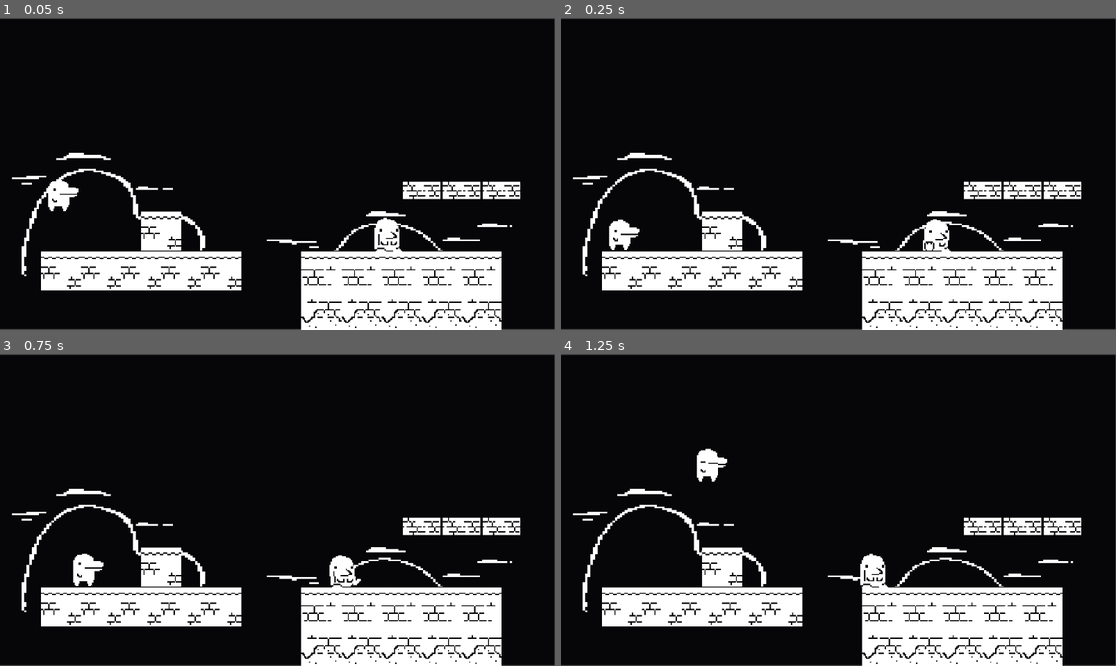
Above: before the commit, frames 1-4 (two rows, left to right).
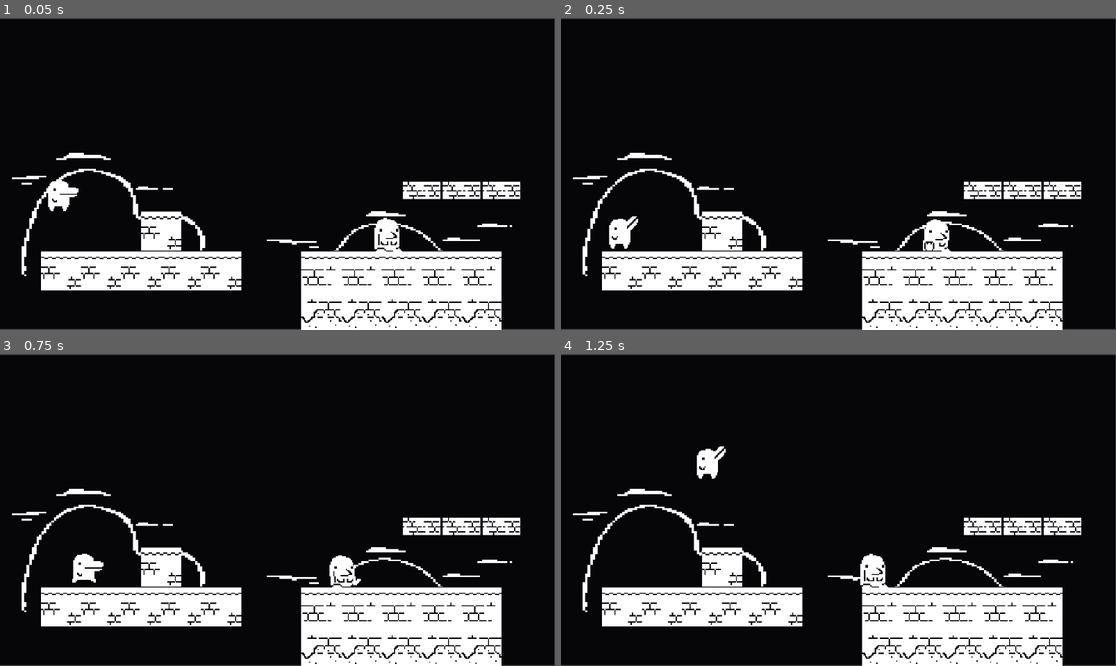
Above: after the commit, the same moments.

Repository: ConradECz/1-Bit-Jam
Game: Godot game, scene res://Scenes/main_game.tscn
Same seed, same stepped clock (60 frames per second), same inputs: the game is played once before the commit and once after it. Sound files missing from this copy of the repository are replaced by a short silence.
Inputs:
- Up to frame 1 (0.05 s): no input
- Up to frame 2 (0.25 s): no input
- Up to frame 3 (0.75 s): hold D (move_right) from 0.53 s (still down)
- Up to frame 4 (1.25 s): keep holding D (move_right); tap W (jump) at 0.77 s

Frame 1 is identical in both runs. In frame 2, 0.2% of the frame differs, in the area x 8-15%, y 63-75%; in frame 3, less than 0.1%; in frame 4, 0.2%.

Commit message:
Added animation in for Player Running + Jump

Diff:
--- a/Scenes/player.tscn
+++ b/Scenes/player.tscn
@@ -1,7 +1,9 @@
-[gd_scene load_steps=9 format=3 uid="uid://drlkk37pnbf5b"]
+[gd_scene load_steps=23 format=3 uid="uid://drlkk37pnbf5b"]
 
 [ext_resource type="Script" uid="uid://dkwolit20rn2t" path="res://Scripts/player_movement.gd" id="1_cvnsp"]
 [ext_resource type="Texture2D" uid="uid://b88nbboicxqti" path="res://Art/Player/Player Idle.png" id="1_v0iea"]
+[ext_resource type="Texture2D" uid="uid://nje4ioqek8cp" path="res://Art/Player/Player Jump.png" id="3_vgqql"]
+[ext_resource type="Texture2D" uid="uid://dxb0dvlg5ju8u" path="res://Art/Player/Player Running.png" id="4_fkybt"]
 
 [sub_resource type="AtlasTexture" id="AtlasTexture_cvnsp"]
 atlas = ExtResource("1_v0iea")
@@ -18,6 +20,54 @@
 [sub_resource type="AtlasTexture" id="AtlasTexture_fkybt"]
 atlas = ExtResource("1_v0iea")
 region = Rect2(96, 0, 32, 32)
+
+[sub_resource type="AtlasTexture" id="AtlasTexture_x3wgy"]
+atlas = ExtResource("3_vgqql")
+region = Rect2(0, 0, 32, 32)
+
+[sub_resource type="AtlasTexture" id="AtlasTexture_8erm5"]
+atlas = ExtResource("3_vgqql")
+region = Rect2(64, 0, 32, 32)
+
+[sub_resource type="AtlasTexture" id="AtlasTexture_f1ek2"]
+atlas = ExtResource("3_vgqql")
+region = Rect2(96, 0, 32, 32)
+
+[sub_resource type="AtlasTexture" id="AtlasTexture_3smsa"]
+atlas = ExtResource("3_vgqql")
+region = Rect2(32, 0, 32, 32)
+
+[sub_resource type="AtlasTexture" id="AtlasTexture_tx1dd"]
+atlas = ExtResource("4_fkybt")
+region = Rect2(0, 0, 32, 32)
+
+[sub_resource type="AtlasTexture" id="AtlasTexture_gymyn"]
+atlas = ExtResource("4_fkybt")
+region = Rect2(32, 0, 32, 32)
+
+[sub_resource type="AtlasTexture" id="AtlasTexture_pu2lt"]
+atlas = ExtResource("4_fkybt")
+region = Rect2(64, 0, 32, 32)
+
+[sub_resource type="AtlasTexture" id="AtlasTexture_ukyrk"]
+atlas = ExtResource("4_fkybt")
+region = Rect2(96, 0, 32, 32)
+
+[sub_resource type="AtlasTexture" id="AtlasTexture_7dp3o"]
+atlas = ExtResource("4_fkybt")
+region = Rect2(128, 0, 32, 32)
+
+[sub_resource type="AtlasTexture" id="AtlasTexture_h4iuc"]
+atlas = ExtResource("4_fkybt")
+region = Rect2(160, 0, 32, 32)
+
+[sub_resource type="AtlasTexture" id="AtlasTexture_fd4e3"]
+atlas = ExtResource("4_fkybt")
+region = Rect2(192, 0, 32, 32)
+
+[sub_resource type="AtlasTexture" id="AtlasTexture_qqcod"]
+atlas = ExtResource("4_fkybt")
+region = Rect2(224, 0, 32, 32)
 
 [sub_resource type="SpriteFrames" id="SpriteFrames_f60y1"]
 animations = [{
@@ -37,6 +87,52 @@
 "loop": true,
 "name": &"Idle",
 "speed": 5.0
+}, {
+"frames": [{
+"duration": 0.5,
+"texture": SubResource("AtlasTexture_x3wgy")
+}, {
+"duration": 1.0,
+"texture": SubResource("AtlasTexture_8erm5")
+}, {
+"duration": 1.0,
+"texture": SubResource("AtlasTexture_f1ek2")
+}, {
+"duration": 2.0,
+"texture": SubResource("AtlasTexture_3smsa")
+}],
+"loop": true,
+"name": &"Jump",
+"speed": 5.0
+}, {
+"frames": [{
+"duration": 1.0,
+"texture": SubResource("AtlasTexture_tx1dd")
+}, {
+"duration": 1.0,
+"texture": SubResource("AtlasTexture_gymyn")
+}, {
+"duration": 1.0,
+"texture": SubResource("AtlasTexture_pu2lt")
+}, {
+"duration": 1.0,
+"texture": SubResource("AtlasTexture_ukyrk")
+}, {
+"duration": 1.0,
+"texture": SubResource("AtlasTexture_7dp3o")
+}, {
+"duration": 1.0,
+"texture": SubResource("AtlasTexture_h4iuc")
+}, {
+"duration": 1.0,
+"texture": SubResource("AtlasTexture_fd4e3")
+}, {
+"duration": 1.0,
+"texture": SubResource("AtlasTexture_qqcod")
+}],
+"loop": true,
+"name": &"Run",
+"speed": 10.0
 }]
 
 [sub_resource type="CapsuleShape2D" id="CapsuleShape2D_x3wgy"]
@@ -49,8 +145,10 @@
 [node name="AnimatedSprite2D" type="AnimatedSprite2D" parent="."]
 position = Vector2(0, -16)
 sprite_frames = SubResource("SpriteFrames_f60y1")
-animation = &"Idle"
+animation = &"Jump"
 autoplay = "Idle"
+frame = 2
+frame_progress = 0.75258625
 
 [node name="CollisionShape2D" type="CollisionShape2D" parent="."]
 position = Vector2(0, -11)
--- a/Scripts/player_movement.gd
+++ b/Scripts/player_movement.gd
@@ -4,6 +4,8 @@
 const JUMP_VELOCITY = -400
 
 var gravity = ProjectSettings.get_setting("physics/2d/default_gravity")
+
+@onready var animated_sprite = $AnimatedSprite2D
 
 func _physics_process(delta):
 	if not is_on_floor():
@@ -13,7 +15,24 @@
 		velocity.y = JUMP_VELOCITY
 		AudioPlayer.play_sound("res://audio/sfx/jared_jump1.wav")
 
+	# Direction: -1, 0, 1
 	var direction = Input.get_axis("move_left", "move_right")
+
+	# Flip the Player
+	if direction > 0:
+		animated_sprite.flip_h = false
+	elif direction < 0:
+		animated_sprite.flip_h = true
+
+	# Animations for Player
+	if is_on_floor():
+		if direction == 0:
+			animated_sprite.play("Idle")
+		else:
+			animated_sprite.play("Run")
+	else:
+		animated_sprite.play("Jump")
+
 	if direction:
 		velocity.x = direction * SPEED
 	else:
